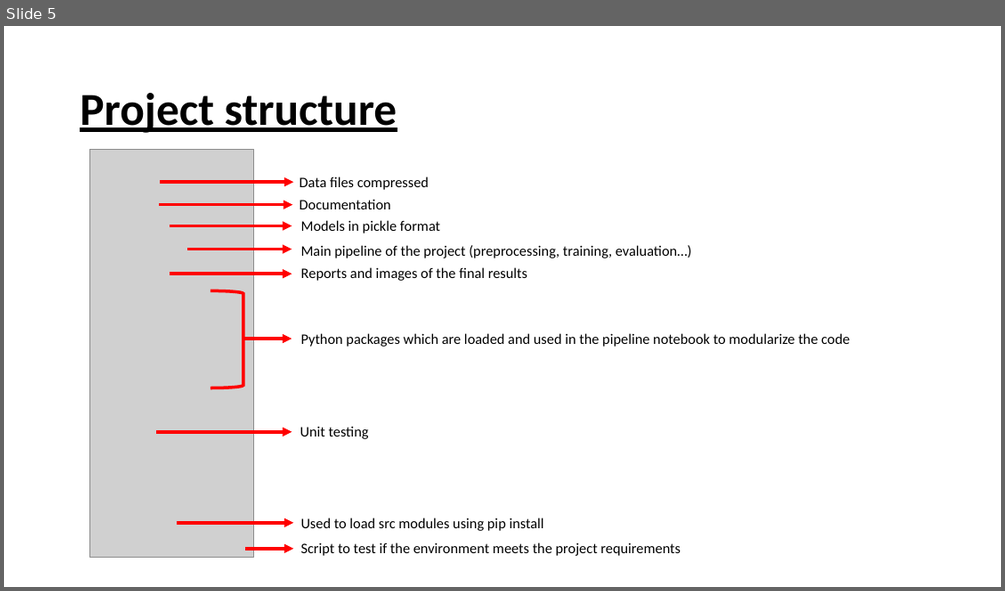
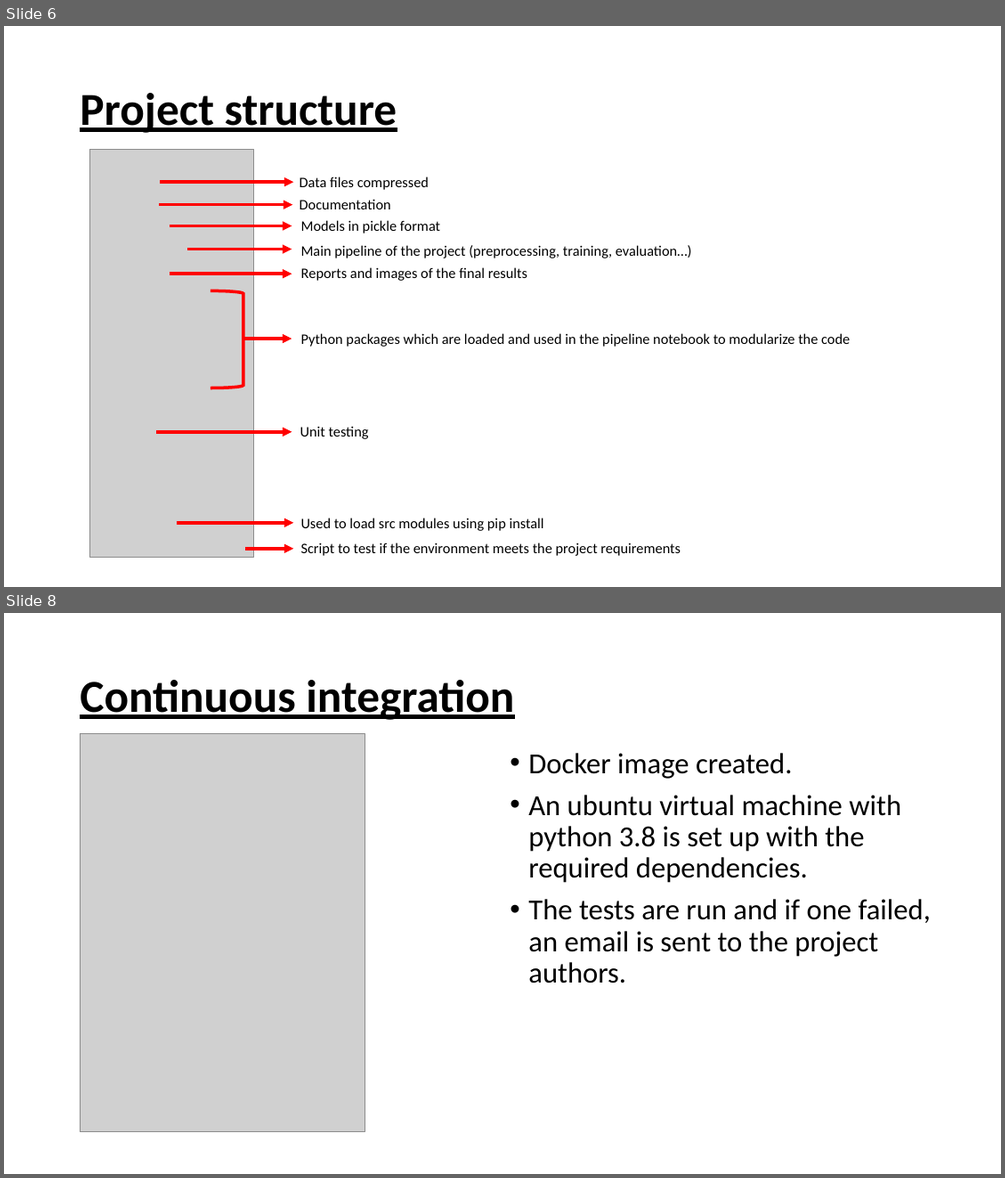
Before and after one commit to gatrikh/project_m05, a slide deck: presentation/presentation.pptx. Shown one above the other, each under a label of ours: slide 5 before the commit, slides 6 and 8 after it; the slides between them are not shown. The pictures are 1005x591 and 1005x1178 pixels, drawn with LibreOffice and Linux fonts; fonts in the diff are those of the drawing; grey boxes stand for pictures. Boxes give left, top, right and bottom in pixels: in the first picture for what was removed or moved away, otherwise in the second. Text is boxed around its words. In the diff, an @@ line names an element or a change of style, - is before the commit and + after.

```diff
--- a/presentation/presentation.pptx
+++ b/presentation/presentation.pptx
@@ slide 8 added at [4, 613, 1001, 1174], background #FFFFFF @@
@@ title added at [80, 680, 514, 720], 44 pt, text #000000, bold, underline @@
+Continuous integration
@@ picture added at [80, 733, 364, 1132] @@
@@ text added at [528, 753, 930, 983], 28 pt, text #000000 @@
+• Docker image created.
+• An ubuntu virtual machine with python 3.8 is set up with the required dependencies.
+• The tests are run and if one failed, an email is sent to the project authors.
@@ what was slide 5 is now slide 6 @@
```
Also in this commit, not shown: 3 slides changed, 4 other slides added, 1 slide removed, 2 other files.
